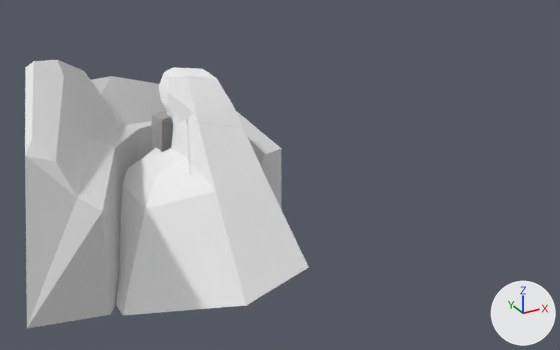
The glTF model assets/models/LevelMtFuji.glb, before and after one commit.
Before and after are seen from a camera (50 mm lens) standing at (-611.0, -1314.0, 555.0) and looking at (-1.0, -204.0, 1.0). The axes (+X, +Y, +Z) are drawn at lower right. The lights are the same throughout. Objects named as collision shapes, trigger or cutter boxes, shadow casters or lower levels of detail are left out. Where no turn or scale is listed for an object, it has been applied to the vertices. Vertices at the same position are counted once.

In view in the first picture: 'mountain-1', 'mountain-2', 'way'.
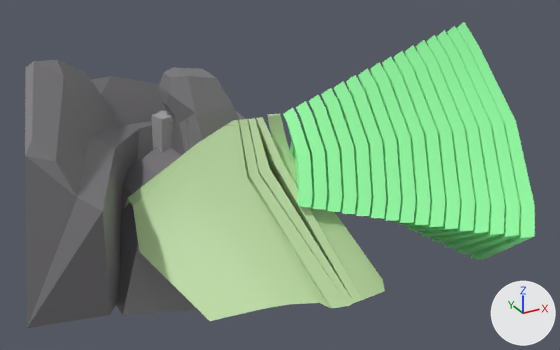
Location of each change, (x1, y1, x2, y2) in pixels of the pictures (560 x 350 px):
'ridgway-2', added (green)
    after: (283, 22, 535, 260)
'ridgeway-1', added (green)
    after: (125, 114, 385, 321)
'mountain-1', recoloured (white to grey)
    both: (116, 67, 309, 315)
'mountain-2', recoloured, surface changed
    both: (25, 60, 281, 328)
part 1 of me_plane_009, surface changed
    before: (25, 60, 281, 328)
    after: (25, 60, 245, 328)

What changed in the scene script:
```text
Add img_mtfuji_palette:
    img_mtfuji_palette = load_image('mtfuji_palette', '_unpacked/mtfuji_palette', 8, 8, 'sRGB')
Add mat_mt_fuji:
    mat_mt_fuji = principled_material('mt_fuji')
    mat_mt_fuji.texture = img_mtfuji_palette
Change me_plane_007:
    where me_plane_007.from_pydata(...)  # 46 vertices, 84 faces; spans x -315.0..47.0, y -303.0..75.0, z -185.0..175.0
    remove me_plane_007.materials.append(mat_mountain)  # white #ffffff
    add me_plane_007.materials.append(mat_mt_fuji)  # picture img_mtfuji_palette
Change me_plane_009:
    where me_plane_009.from_pydata(...)  # 49 vertices, 94 faces; spans x -443.0..119.0, y -281.0..213.0, z -211.0..218.0
    used by ob_mountain_2; location = (-23.0, -11.0, 2.0)
    me_plane_009 part 1: texture (UV) coordinates of 94 of 94 faces, centred in x -405.0..107.0, y -244.0..198.0, z -207.0..212.0, changed; they spanned u 0.0..1.0, v 0.0..1.0 and now span u 0.1..0.1, v 0.37..0.37
    add me_plane_009.materials.append(mat_mt_fuji)  # picture img_mtfuji_palette
Add me_mesh_16_005:
    me_mesh_16_005.from_pydata(...)  # 576 vertices, 1088 faces; spans x -54.0..382.0, y -311.0..101.0, z -211.0..203.0
    me_mesh_16_005.materials.append(mat_mt_fuji)  # picture img_mtfuji_palette
Add me_plane:
    me_plane.from_pydata(...)  # 111 vertices, 188 faces; spans x -190.0..172.0, y -278.0..198.0, z -225.0..20.0
    me_plane.materials.append(mat_mt_fuji)  # picture img_mtfuji_palette
Add me_cube_004:
    me_cube_004.from_pydata(...)  # 1024 vertices, 1792 faces; spans x 42.5..112.7, y -260.4..-227.9, z 101.6..108.6
    me_cube_004.materials.append(mat_mt_fuji)  # picture img_mtfuji_palette
Add ob_ridgway_2:
    ob_ridgway_2 = bpy.data.objects.new('ridgway-2', me_mesh_16_005)
    ob_ridgway_2.location = (8.0, -242.0, 39.0)
Add ob_ridgeway_1:
    ob_ridgeway_1 = bpy.data.objects.new('ridgeway-1', me_plane)
    ob_ridgeway_1.location = (-82.0, -200.0, 105.0)
Add ob_bridge_3:
    ob_bridge_3 = bpy.data.objects.new('bridge-3', me_cube_004)
    ob_bridge_3.location = (-197.0, 63.0, 11.0)
```
